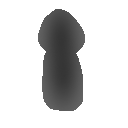
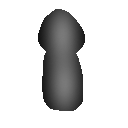
Revision of a layered 128 × 128 image; what changed, layer by layer:
painted on "Layer 1" over bbox(38, 9, 85, 111)
painted on "Layer 0" over bbox(38, 9, 85, 111)
